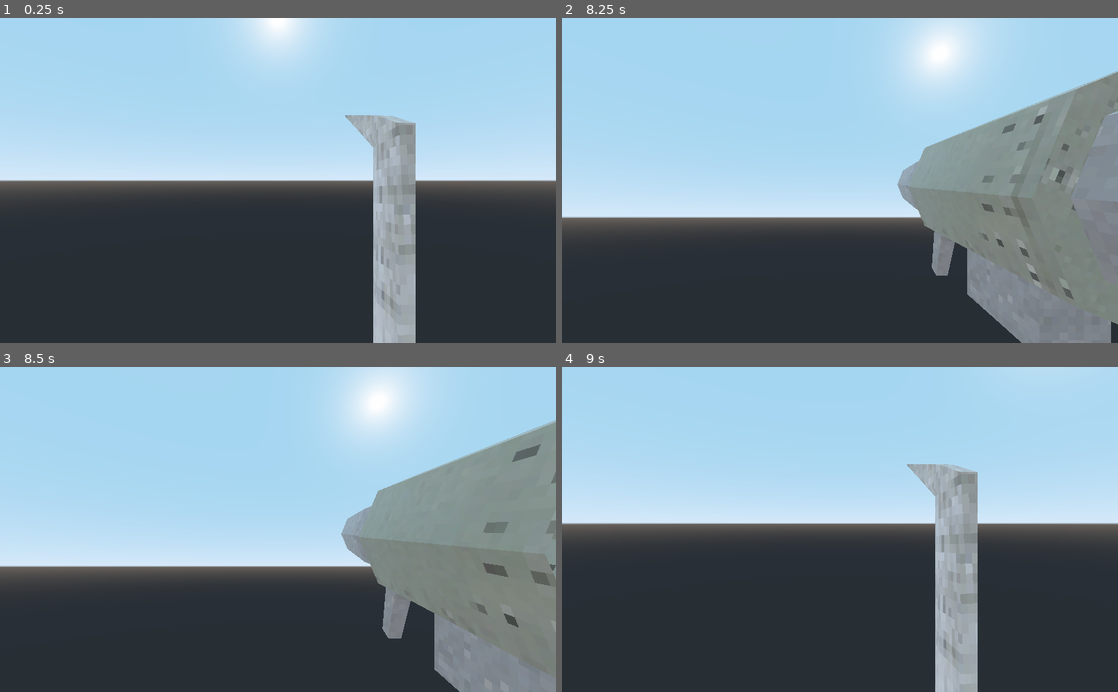
Above: before the commit, frames 1-4 (two rows, left to right).
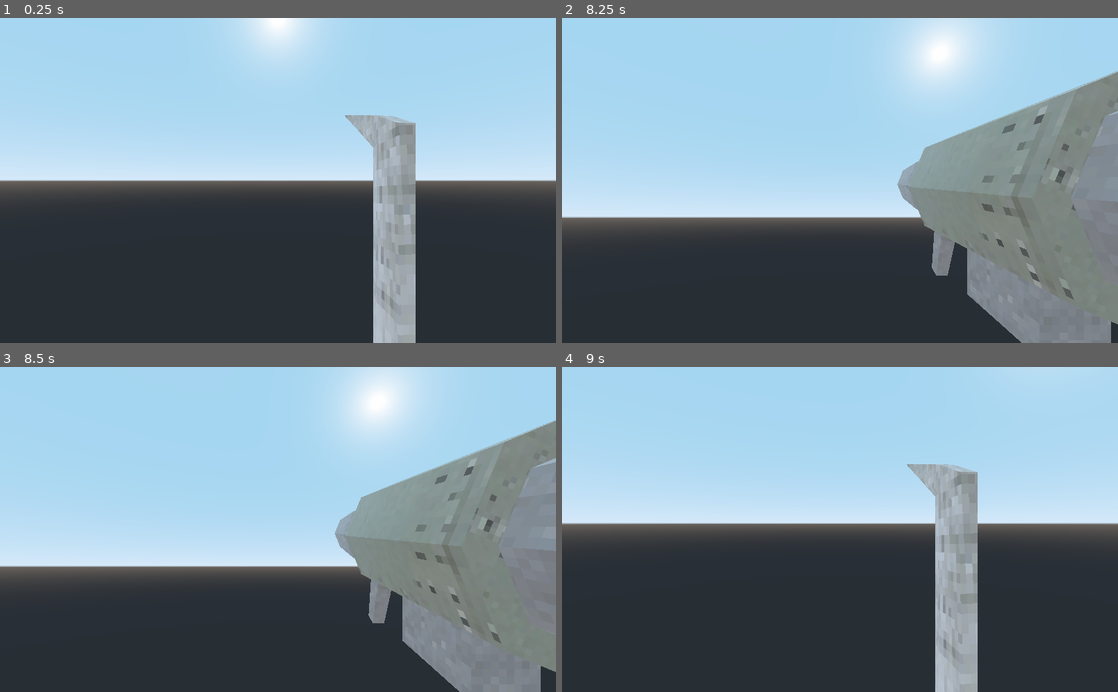
Above: after the commit, the same moments.

Repository: mc-carthy/gdRetroFps
Game: Godot game, scene res://src/Characters/Player/Player.tscn
Two runs of this game, one before a commit and one after it. Both use one fixed random seed, a clock stepped at 60 frames per second and the inputs below. This scene is started directly instead of the project's main scene.
Inputs (mouse positions are in pixels of both pictures, inside the frame that each line leads up to):
- Up to frame 1 (0.25 s): no input
- Up to frame 2 (8.25 s): tap Enter at 0.5 s; move the mouse to (867, 180) at 0.52 s; press the mouse at (867, 180) at 0.53 s; hold W (move_forward) 0.53-5.78 s; tap Space (jump) at 0.77, 1.52, 3.02, 3.77, 4.52, 6.02, 6.77, 7.52 s; tap R (restart) every 0.75 s from 1.25 to 4.25 s; move the mouse to (812, 180) at 1.27 s; release the mouse at (812, 180) at 1.28 s; tap 1 at 1.35, 5.1 s; move the mouse to (851, 174) at 2.02 s; tap 2 at 2.1, 5.85 s; move the mouse to (834, 187) at 2.77 s; tap 3 at 2.85, 6.6 s; move the mouse to (878, 183) at 3.52 s; tap 4 at 3.6, 7.35 s; move the mouse to (795, 177) at 4.27 s; click (795, 177) at 4.35 s; move the mouse to (845, 180) at 5.02 s; move the mouse to (817, 174) at 5.77 s; hold D (move_right) 5.78-6.53 s; move the mouse to (867, 180) at 6.52 s; hold W (move_forward) from 6.53 s (still down); move the mouse to (812, 180) at 7.27 s; move the mouse to (851, 174) at 8.02 s; press the mouse at (851, 174) at 8.03 s
- Up to frame 3 (8.5 s): keep holding W (move_forward)
- Up to frame 4 (9 s): move the mouse to (834, 536) at 8.77 s; release W (move_forward) at 8.78 s; release the mouse at (834, 536) at 8.78 s; hold A (move_left) from 8.78 s (still down); tap 1 at 8.85 s

Frames 1-2 are identical in both runs. In frame 3, 3.4% of the frame differs, in the area x 60-100%, y 16-100%; in frame 4, nothing differs.

Commit message:
Add rockets to rocket launcher

Diff:
--- a/src/Characters/Player/Player.tscn
+++ b/src/Characters/Player/Player.tscn
@@ -14,6 +14,8 @@
 [ext_resource path="res://src/Effects/import/muzzleflash1.glb" type="PackedScene" id=12]
 [ext_resource path="res://assets/weapons/imports/muzzleflash3.glb" type="PackedScene" id=13]
 [ext_resource path="res://src/Weapons/MeleeDamageArea.tscn" type="PackedScene" id=14]
+[ext_resource path="res://src/Weapons/RocketSpawner.tscn" type="PackedScene" id=15]
+[ext_resource path="res://assets/weapons/imports/muzzleflash2.glb" type="PackedScene" id=16]
 
 [sub_resource type="CapsuleShape" id=1]
 radius = 0.5
@@ -153,7 +155,6 @@
 [sub_resource type="Animation" id=8]
 resource_name = "Attack"
 length = 0.2
-loop = true
 tracks/0/type = "value"
 tracks/0/path = NodePath("Graphics:translation")
 tracks/0/interp = 1
@@ -228,6 +229,7 @@
 
 [node name="Machete" type="Spatial" parent="Camera/WeaponController/Weapons"]
 transform = Transform( 1, 0, 0, 0, 1, 0, 0, 0, 1, 0.1, -0.1, -0.2 )
+visible = false
 script = ExtResource( 10 )
 damange = 15
 ammo = -1
@@ -326,7 +328,6 @@
 
 [node name="RocketLauncher" type="Spatial" parent="Camera/WeaponController/Weapons"]
 transform = Transform( 1, 0, 0, 0, 1, 0, 0, 0, 1, 0.103947, 0.188429, -0.129037 )
-visible = false
 script = ExtResource( 10 )
 
 [node name="Graphics" type="Spatial" parent="Camera/WeaponController/Weapons/RocketLauncher"]
@@ -334,6 +335,15 @@
 
 [node name="rocketlauncher" parent="Camera/WeaponController/Weapons/RocketLauncher/Graphics" instance=ExtResource( 8 )]
 transform = Transform( 0.1, 0, 0, 0, 0.1, 0, 0, 0, 0.1, 0, 0, 0 )
+
+[node name="MuzzleFlash" type="Spatial" parent="Camera/WeaponController/Weapons/RocketLauncher/Graphics"]
+transform = Transform( 1, 0, 0, 0, 1, 0, 0, 0, 1, 0, 0.0650611, -0.235832 )
+script = ExtResource( 11 )
+
+[node name="OmniLight" type="OmniLight" parent="Camera/WeaponController/Weapons/RocketLauncher/Graphics/MuzzleFlash"]
+
+[node name="muzzleflash2" parent="Camera/WeaponController/Weapons/RocketLauncher/Graphics/MuzzleFlash" instance=ExtResource( 16 )]
+transform = Transform( -0.25, 0, -8.14603e-08, 0, 0.25, 0, 8.14603e-08, 0, -0.25, 0, 0, 0 )
 
 [node name="AnimationPlayer" type="AnimationPlayer" parent="Camera/WeaponController/Weapons/RocketLauncher"]
 autoplay = "Idle"
@@ -343,7 +353,7 @@
 [node name="BulletEmitter" type="Spatial" parent="Camera/WeaponController/Weapons/RocketLauncher"]
 transform = Transform( 1, 0, 0, 0, 1, 0, 0, 0, 1, -0.00431682, -0.0266912, -0.415335 )
 
-[node name="HitscanBulletEmitter" parent="Camera/WeaponController/Weapons/RocketLauncher/BulletEmitter" instance=ExtResource( 9 )]
+[node name="RocketSpawner" parent="Camera/WeaponController/Weapons/RocketLauncher/BulletEmitter" instance=ExtResource( 15 )]
 
 [node name="BulletOrigin" type="Spatial" parent="Camera"]
 transform = Transform( 1, 0, 0, 0, 1, 0, 0, 0, 1, 0, 0, -0.25 )
@@ -355,3 +365,4 @@
 script = ExtResource( 3 )
 [connection signal="fired" from="Camera/WeaponController/Weapons/Shotgun" to="Camera/WeaponController/Weapons/Shotgun/Graphics/Muzzleflash" method="start_flash"]
 [connection signal="fired" from="Camera/WeaponController/Weapons/MachineGun" to="Camera/WeaponController/Weapons/MachineGun/Graphics/MuzzleFlash" method="start_flash"]
+[connection signal="fired" from="Camera/WeaponController/Weapons/RocketLauncher" to="Camera/WeaponController/Weapons/RocketLauncher/Graphics/MuzzleFlash" method="start_flash"]
--- /dev/null
+++ b/src/Weapons/RocketSpawner.gd
@@ -0,0 +1,18 @@
+extends Spatial
+
+var rocket = preload('res://src/Weapons/Rocket.tscn')
+var bodies_to_exclude: Array = []
+var damage: int = 1
+
+func set_damage(value: int) -> void:
+	damage = value
+
+func set_bodies_to_exclude(value: Array) -> void:
+	bodies_to_exclude = value
+
+func fire() -> void:
+	var rocket_inst = rocket.instance()
+	rocket_inst.set_bodies_to_exclude(bodies_to_exclude)
+	get_tree().get_root().add_child(rocket_inst)
+	rocket_inst.global_transform = global_transform
+	rocket_inst.impact_damage = damage
--- /dev/null
+++ b/src/Weapons/RocketSpawner.tscn
@@ -0,0 +1,6 @@
+[gd_scene load_steps=2 format=2]
+
+[ext_resource path="res://src/Weapons/RocketSpawner.gd" type="Script" id=1]
+
+[node name="RocketSpawner" type="Spatial"]
+script = ExtResource( 1 )
Not shown: 1 places in src/Characters/Player/Player.tscn that only renumber resources
